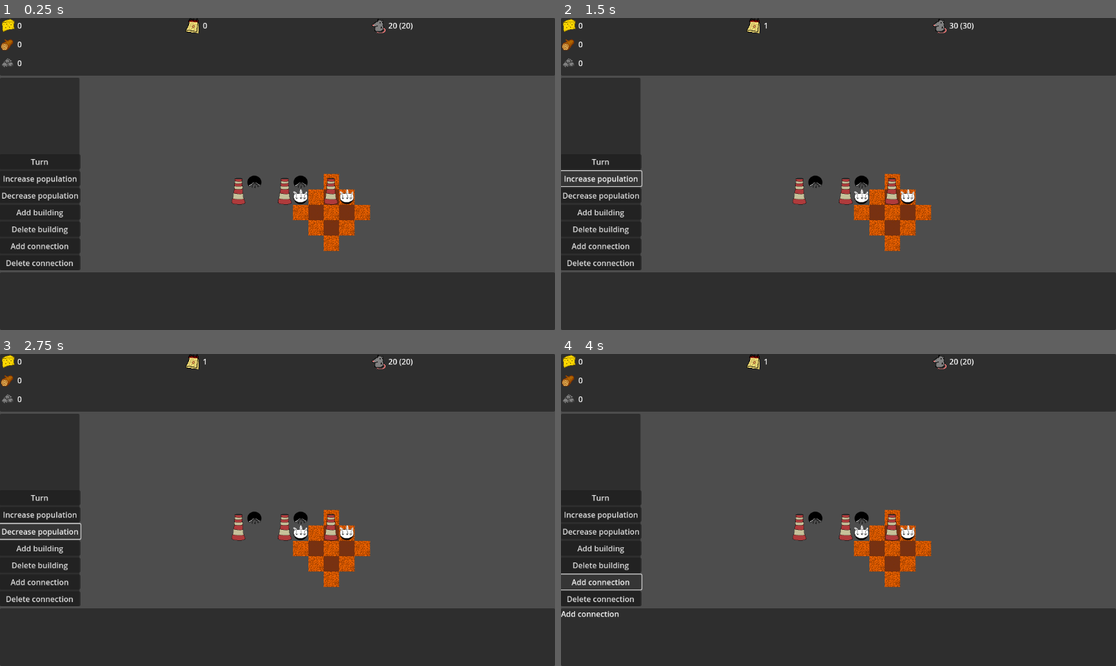
Above: before the commit, frames 1-4 (two rows, left to right).
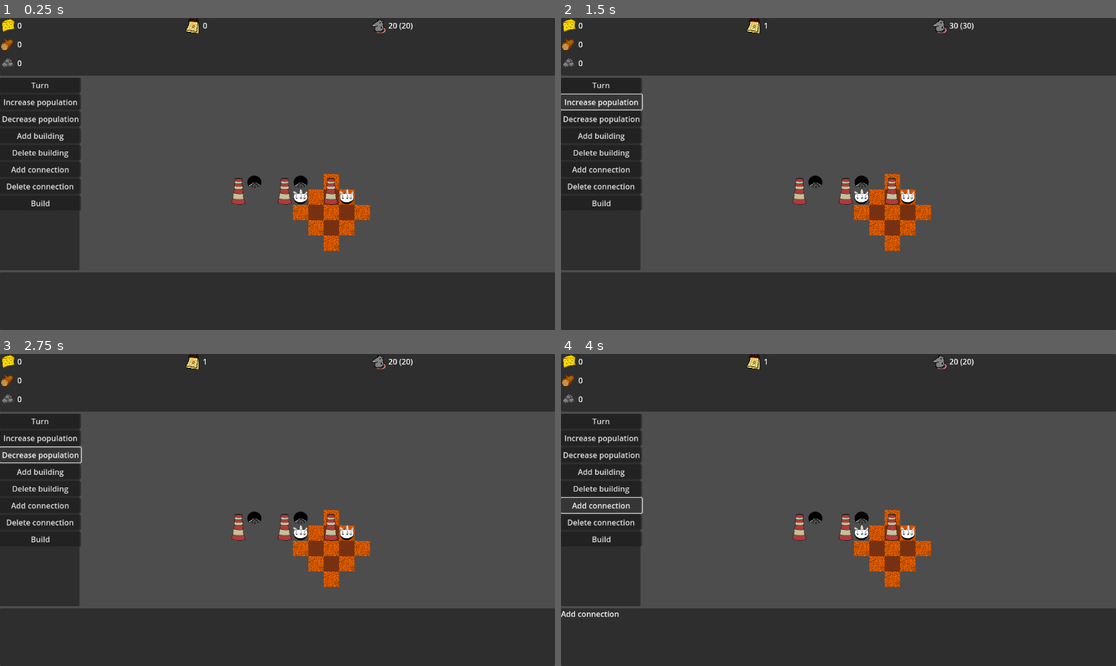
Above: after the commit, the same moments.

Repository: Roling551/td
Game: Godot game, scene res://scenes/node_2d.tscn
Two runs of this game, one before a commit and one after it. Both use one fixed random seed, a clock stepped at 60 frames per second and the inputs below.
Inputs:
- Up to frame 1 (0.25 s): no input
- Up to frame 2 (1.5 s): click "Turn" at 0.5 s; click "Increase population" at 1.25 s
- Up to frame 3 (2.75 s): click "Decrease population" at 2 s
- Up to frame 4 (4 s): click "Add building" at 2.75 s; click "Add connection" at 3.5 s

The runs differ from the first frame. In frame 1, 1.5% of the frame differs, in the area x 0-15%, y 19-81%; in frame 2, 1.7%; in frame 3, 1.8%; in frame 4, 1.8%.

Commit message:
Add  buildings tab

Diff:
--- a/scenes/node_2d.tscn
+++ b/scenes/node_2d.tscn
@@ -1,11 +1,10 @@
-[gd_scene load_steps=9 format=3 uid="uid://d186rrr47lyfw"]
+[gd_scene load_steps=8 format=3 uid="uid://d186rrr47lyfw"]
 
 [ext_resource type="Script" path="res://scripts/main/MainScript.gd" id="1_w0nsv"]
 [ext_resource type="Texture2D" uid="uid://dsou7ljdrjpfg" path="res://sprites/ground.png" id="2_hwf8a"]
 [ext_resource type="Script" path="res://scripts/resources/ResourcesContainer.gd" id="3_w1hks"]
 [ext_resource type="Script" path="res://TimeContainer.gd" id="5_4l5ov"]
 [ext_resource type="Script" path="res://scripts/population/PopulationContainer.gd" id="5_x05rl"]
-[ext_resource type="Script" path="res://scripts/main/DevActions.gd" id="6_mw87j"]
 
 [sub_resource type="TileSetAtlasSource" id="TileSetAtlasSource_5avdr"]
 texture = ExtResource("2_hwf8a")
@@ -82,22 +81,12 @@
 size_flags_vertical = 3
 metadata/_edit_use_anchors_ = true
 
-[node name="Panel" type="Panel" parent="CanvasLayer/VBoxContainer/MiddlePart"]
+[node name="LeftPanel" type="Panel" parent="CanvasLayer/VBoxContainer/MiddlePart"]
 custom_minimum_size = Vector2(165, 0)
 layout_mode = 1
 anchors_preset = 9
 anchor_bottom = 1.0
 grow_vertical = 2
-
-[node name="DevActions" type="VBoxContainer" parent="CanvasLayer/VBoxContainer/MiddlePart/Panel"]
-layout_mode = 1
-anchors_preset = 15
-anchor_right = 1.0
-anchor_bottom = 1.0
-grow_horizontal = 2
-grow_vertical = 2
-alignment = 2
-script = ExtResource("6_mw87j")
 
 [node name="BottomPanel" type="Control" parent="CanvasLayer/VBoxContainer"]
 custom_minimum_size = Vector2(0, 120)
--- a/scripts/buildings/Building.gd
+++ b/scripts/buildings/Building.gd
@@ -20,13 +20,11 @@
 
 func get_ui():
 	item_list = HBoxContainer.new()
-	Util.setAnchorFullRect(item_list)
-
+	ControlUtil.set_anchor_full_rect(item_list)
 	for name in building_components:
 		var component = building_components[name]
 		if component.has_ui():
 			component.activate_ui(item_list)
-
 	update_ui()
 	return item_list
 
--- a/scripts/buildings/BuildingsFactory.gd
+++ b/scripts/buildings/BuildingsFactory.gd
@@ -117,3 +117,24 @@
 		"building": building,
 		"tiles": tiles
 	}
+
+func get_building_sprite(pattern, tile_map):
+	var building_node = Node2D.new()
+	for tile in pattern.tiles:
+		if tile.has("sprite"):
+			var sprite = tile["sprite"]
+			var sprite_node = Sprite2D.new()
+			sprite_node.texture = sprite["texture"]
+			sprite_node.scale = Vector2(sprite["scale"],sprite["scale"])
+			building_node.add_child(sprite_node)
+			sprite_node.position = MainScript.buildings_map.tile_to_world_position(tile_map, tile["tile_coord"]) + Vector2(sprite["offset_x"], sprite["offset_y"])
+	return building_node
+
+func get_pre_build_info(type):
+	var pattern = buildings_patterns.get(type)
+	var pre_build_info = PreBuildInfo.new(
+		func(): return get_building_and_tiles(type),
+		pattern,
+		func(): return get_building_sprite(pattern, MainScript.tile_map)
+	)
+	return pre_build_info
--- a/scripts/buildings/BuildingsList.gd
+++ b/scripts/buildings/BuildingsList.gd
@@ -1,80 +1,15 @@
-extends Node2D
+extends VBoxContainer
 class_name BuildingsList
 
+var buildings = {
+	"Provider": MainScript.building_factory.get_pre_build_info("provider"),
+	"Consumer": MainScript.building_factory.get_pre_build_info("consumer"),
+	"Transform": MainScript.building_factory.get_pre_build_info("transformer")
+}
 
-var tiles = {}
-var buildings = {}
-
-
-func get_building_at(tile_map, tile_coord):
-	if tiles.has([tile_map, tile_coord]):
-		return tiles[[tile_map, tile_coord]].building
-
-func get_building_sprite(pattern, tile_map):
-	var building_node = Node2D.new()
-	for tile in pattern.tiles:
-		if tile.has("sprite"):
-			var sprite = tile["sprite"]
-			var sprite_node = Sprite2D.new()
-			sprite_node.texture = sprite["texture"]
-			sprite_node.scale = Vector2(sprite["scale"],sprite["scale"])
-			building_node.add_child(sprite_node)
-			sprite_node.position = tile_to_world_position(tile_map, tile["tile_coord"]) + Vector2(sprite["offset_x"], sprite["offset_y"])
-	return building_node
-
-func place_node(node, tile_map, tile_coord):
-	var parent = node.get_parent()
-	if tile_map == parent:
-		pass
-	elif parent == null:
-		tile_map.add_child(node)
-	else:
-		parent.remove_child(node)
-		tile_map.add_child(node)
-	node.position = tile_to_world_position(tile_map, tile_coord) + Vector2(-16,-16)
-
-func add_building(building_and_tiles, tile_map, tile_coord):
-	for tile in building_and_tiles["tiles"]:
-		if tiles.has([tile_map, tile_coord+tile["tile_coord"]]):
-			return
-
-	var building_node = Node2D.new()
-	tile_map.add_child(building_node)
-	building_node.position = tile_to_world_position(tile_map, tile_coord) + Vector2(-16,-16)
-	var building_tiles = {}
-	for tile in building_and_tiles["tiles"]:
-		if tile.has("sprite"):
-			var sprite = tile["sprite"]
-			var sprite_node = Sprite2D.new()
-			sprite_node.texture = sprite["texture"]
-			sprite_node.scale = Vector2(sprite["scale"],sprite["scale"])
-			building_node.add_child(sprite_node)
-			sprite_node.position = tile_to_world_position(tile_map, tile["tile_coord"]) + Vector2(sprite["offset_x"], sprite["offset_y"])
-		tiles[[tile_map, tile_coord+tile["tile_coord"]]] = tile["tile"]
-		building_tiles[[tile_map, tile["tile_coord"]]] = tile["tile"]
-	buildings[building_and_tiles["building"]] = building_node
-	building_and_tiles["building"].set_location_and_tiles([tile_map, tile_coord], building_tiles)
-
-func delete_building(tile_map, tile_coord):
-	var selected_tile = tiles.get([tile_map, tile_coord])
-	if !selected_tile:
-		return
-	var building = selected_tile.building
-
-	buildings[building].queue_free()
-	buildings.erase(building)
-	if building.building_components.has("input"):
-		for tile in building.building_components["input"].inputs:
-			MainScript.connections_list.delete_tiles_connection(tile)
-	if building.building_components.has("output"):
-		for tile in building.building_components["output"].outputs:
-			MainScript.connections_list.delete_tiles_connection(tile)
-	for tile_location in building.tiles:
-		tiles.erase([tile_map, building.location[1]+tile_location[1]])
-
-func tile_to_world_position(tile_map, tile_pos):
-	return tile_map.map_to_local(tile_pos) + tile_map.global_position
-
-func building_actions():
+func _init():
+	ControlUtil.set_anchor_full_rect(self)
 	for building in buildings:
-		building.action()
+		var info = buildings[building]
+		var button = ActionButton.new(building, func(): MainScript.dev_actions.set_add_building_action(info))
+		add_child(button)
--- /dev/null
+++ b/scripts/buildings/BuildingsMap.gd
@@ -0,0 +1,66 @@
+extends Node2D
+class_name BuildingsMap
+
+var tiles = {}
+var buildings = {}
+
+func get_building_at(tile_map, tile_coord):
+	if tiles.has([tile_map, tile_coord]):
+		return tiles[[tile_map, tile_coord]].building
+
+func place_node(node, tile_map, tile_coord):
+	var parent = node.get_parent()
+	if tile_map == parent:
+		pass
+	elif parent == null:
+		tile_map.add_child(node)
+	else:
+		parent.remove_child(node)
+		tile_map.add_child(node)
+	node.position = tile_to_world_position(tile_map, tile_coord) + Vector2(-16,-16)
+
+func add_building(building_and_tiles, tile_map, tile_coord):
+	for tile in building_and_tiles["tiles"]:
+		if tiles.has([tile_map, tile_coord+tile["tile_coord"]]):
+			return
+
+	var building_node = Node2D.new()
+	tile_map.add_child(building_node)
+	building_node.position = tile_to_world_position(tile_map, tile_coord) + Vector2(-16,-16)
+	var building_tiles = {}
+	for tile in building_and_tiles["tiles"]:
+		if tile.has("sprite"):
+			var sprite = tile["sprite"]
+			var sprite_node = Sprite2D.new()
+			sprite_node.texture = sprite["texture"]
+			sprite_node.scale = Vector2(sprite["scale"],sprite["scale"])
+			building_node.add_child(sprite_node)
+			sprite_node.position = tile_to_world_position(tile_map, tile["tile_coord"]) + Vector2(sprite["offset_x"], sprite["offset_y"])
+		tiles[[tile_map, tile_coord+tile["tile_coord"]]] = tile["tile"]
+		building_tiles[[tile_map, tile["tile_coord"]]] = tile["tile"]
+	buildings[building_and_tiles["building"]] = building_node
+	building_and_tiles["building"].set_location_and_tiles([tile_map, tile_coord], building_tiles)
+
+func delete_building(tile_map, tile_coord):
+	var selected_tile = tiles.get([tile_map, tile_coord])
+	if !selected_tile:
+		return
+	var building = selected_tile.building
+
+	buildings[building].queue_free()
+	buildings.erase(building)
+	if building.building_components.has("input"):
+		for tile in building.building_components["input"].inputs:
+			MainScript.connections_list.delete_tiles_connection(tile)
+	if building.building_components.has("output"):
+		for tile in building.building_components["output"].outputs:
+			MainScript.connections_list.delete_tiles_connection(tile)
+	for tile_location in building.tiles:
+		tiles.erase([tile_map, building.location[1]+tile_location[1]])
+
+func tile_to_world_position(tile_map, tile_pos):
+	return tile_map.map_to_local(tile_pos) + tile_map.global_position
+
+func building_actions():
+	for building in buildings:
+		building.action()
--- /dev/null
+++ b/scripts/buildings/PreBuildInfo.gd
@@ -0,0 +1,17 @@
+extends Node
+class_name PreBuildInfo
+
+var create_building_and_tiles_func
+var pattern
+var create_graphic_node_tiles_func
+
+func _init(_create_building_and_tiles_func,  _pattern,  _create_graphic_node_tiles_func):
+	create_building_and_tiles_func = _create_building_and_tiles_func
+	pattern = _pattern
+	create_graphic_node_tiles_func = _create_graphic_node_tiles_func
+
+func create_building_and_tiles():
+	return create_building_and_tiles_func.call()
+
+func create_graphic_node_tiles():
+	return create_graphic_node_tiles_func.call()
--- a/scripts/connections/ConnectionsList.gd
+++ b/scripts/connections/ConnectionsList.gd
@@ -46,7 +46,7 @@
 
 
 func delete_connection(tile_map, tile_coord):
-	var tile = MainScript.buildings_list.tiles.get([tile_map, tile_coord])
+	var tile = MainScript.buildings_map.tiles.get([tile_map, tile_coord])
 	delete_tiles_connection(tile)
 
 func tile_to_world_position(tile_map, tile_pos):
--- a/scripts/main/DevActions.gd
+++ b/scripts/main/DevActions.gd
@@ -1,62 +1,66 @@
 extends VBoxContainer
+class_name DevActions
 
+var buttons = [
+	ActionButton.new("Turn", func(): MainScript.turn()),
+	ActionButton.new("Increase population", func(): change_population(10)),
+	ActionButton.new("Decrease population", func(): change_population(-10)),
+	ActionButton.new("Add building", func(): set_add_building_action(MainScript.building_factory.get_pre_build_info("transformer"))),
+	ActionButton.new("Delete building", func(): MainScript.main_ui.set_action(delete_building_action, LabelUiElement.new("Delete building"))),
+	ActionButton.new("Add connection", func(): set_add_connection_action()),
+	ActionButton.new("Delete connection", func(): MainScript.main_ui.set_action(delete_connection_action, LabelUiElement.new("Delete connection"))),
+	ControlUtil.get_go_and_back("Build", self, BuildingsList.new())
+]
 
-@onready var main = get_tree().root.get_node("Main")
-
-var actions = {
-	"Turn": func(): main.turn(),
-	"Increase population": func(): change_population(10),
-	"Decrease population": func(): change_population(-10),
-	"Add building": func(): set_add_building_action(),
-	"Delete building": func(): main.main_ui.set_action(delete_building_action, LabelUiElement.new("Delete building")),
-	"Add connection": func(): set_add_connection_action(),
-	"Delete connection": func(): main.main_ui.set_action(delete_connection_action, LabelUiElement.new("Delete connection"))
-}
+var pre_build_info
 
 func change_population(change):
-	main.population_container.change_population(change)
+	MainScript.population_container.change_population(change)
 
-func set_add_building_action():
-	var type = "transformer"
-	main.main_ui.set_action(
+func set_add_building_action(pre_build_info):
+	MainScript.main_ui.set_action(
 		func(tile_map, tile_coord):
-			main.add_building(type,tile_map, tile_coord),
-		LabelUiElement.new("Add building")
+			MainScript.buildings_map.add_building(pre_build_info.create_building_and_tiles(), tile_map, tile_coord)
+			LabelUiElement.new("Add building")
 	)
-	var pattern = main.building_factory.buildings_patterns.get(type)
-	var sprite_node = main.buildings_list.get_building_sprite(pattern, main.tile_map)
-	main.main_ui.set_hover_tile_function(
+	var pattern = pre_build_info.pattern
+	var graphic_node = pre_build_info.create_graphic_node_tiles()
+	MainScript.main_ui.set_hover_tile_function(
 		func(tile_map, tile_coord):
-			main.buildings_list.place_node(sprite_node, tile_map, tile_coord)
+			MainScript.buildings_map.place_node(graphic_node, tile_map, tile_coord)
 	)
-	main.main_ui.set_deselect_action_function(
+	MainScript.main_ui.set_deselect_action_function(
 		func():
-			sprite_node.queue_free()
+			graphic_node.queue_free()
 	)
 
 func delete_building_action(tile_map, tile_coord):
-	main.buildings_list.delete_building(tile_map, tile_coord)
+	MainScript.buildings_map.delete_building(tile_map, tile_coord)
 
 func delete_connection_action(tile_map, tile_coord):
-	main.connections_list.delete_connection(tile_map, tile_coord)
+	MainScript.connections_list.delete_connection(tile_map, tile_coord)
 
 func set_add_connection_action():
-	main.main_ui.set_2_point_action(
+	MainScript.main_ui.set_2_point_action(
 		func(tile_map, tile_coord):
-			var tile = main.buildings_list.tiles.get([tile_map, tile_coord])
+			var tile = MainScript.buildings_map.tiles.get([tile_map, tile_coord])
 			return tile != null && BuildingTile.is_tile_connectable(tile),
 		func(tile_map, tile_coord):
-			return main.buildings_list.tiles.get([tile_map, tile_coord]),
+			return MainScript.buildings_map.tiles.get([tile_map, tile_coord]),
 		func(first_value, first_tile_map, first_tile_coord, tile_map, tile_coord):
-			var second_value = main.buildings_list.tiles.get([tile_map, tile_coord])
+			var second_value = MainScript.buildings_map.tiles.get([tile_map, tile_coord])
 			if second_value != null && BuildingTile.can_tiles_connect(first_value, second_value):
-				main.connections_list.add_connetion(first_value, first_tile_map, first_tile_coord, second_value, tile_map, tile_coord),
+				MainScript.connections_list.add_connetion(first_value, first_tile_map, first_tile_coord, second_value, tile_map, tile_coord),
 		LabelUiElement.new("Add connection")
 	)
 
+func add_building_by_type(type, tile_map, tile_coord):
+	MainScript.buildings_map.add_building(MainScript.building_factory.get_building_and_tiles(type), tile_map, tile_coord)
+
+func add_building(buildig, tile_map, tile_coord):
+	MainScript.buildings_map.add_building(buildig, tile_map, tile_coord)
+
 func _ready():
-	for action_name in actions:
-		var button = Button.new()
-		button.text = action_name
-		button.pressed.connect(actions[action_name])
+	ControlUtil.set_anchor_full_rect(self)
+	for button in buttons:
 		add_child(button)
--- a/scripts/main/MainScript.gd
+++ b/scripts/main/MainScript.gd
@@ -5,40 +5,45 @@
 static var population_container : Node
 static var time_container : Node
 static var active_panel : Node
+static var left_panel : Node
 static var tile_map
 static var camera
 static var tile_map_actions
 static var building_factory
-static var buildings_list = BuildingsList.new()
+static var buildings_map = BuildingsMap.new()
 static var connections_list
 static var main_ui
 static var update_ui = UpdateUI.new()
+static var dev_actions
 
-func add_building(type, tile_map, tile_coord):
-	buildings_list.add_building(building_factory.get_building_and_tiles(type), tile_map, tile_coord)
 func _ready():
 	active_panel =  get_node("CanvasLayer/VBoxContainer/BottomPanel/Panel")
 	tile_map = get_node("TileMap")
 	camera = get_node("Camera2D")
 	resources_container = get_node("CanvasLayer/VBoxContainer/UpperPanel/Panel/HBoxContainer/ResourcesContainer")
 	population_container = get_node("CanvasLayer/VBoxContainer/UpperPanel/Panel/HBoxContainer/PopulationContainer")
-	time_container =  get_node("CanvasLayer/VBoxContainer/UpperPanel/Panel/HBoxContainer/TimeContainer")
+	time_container = get_node("CanvasLayer/VBoxContainer/UpperPanel/Panel/HBoxContainer/TimeContainer")
 	tile_map_actions = TileMapActions.new(camera)
 	building_factory = BuildingsFactory.new()
 	connections_list = ConnectionsList.new()
 	main_ui = MainUI.new()
+	left_panel = get_node("CanvasLayer/VBoxContainer/MiddlePart/LeftPanel")
 
 	add_child(main_ui)
 	add_child(update_ui)
 
-	add_building("provider", tile_map, Vector2i(-3,1))
-	add_building("transformer", tile_map, Vector2i(0,1))
-	add_building("consumer", tile_map, Vector2i(3,1))
+	dev_actions = DevActions.new()
 
-func turn():
+	dev_actions.add_building_by_type("provider", tile_map, Vector2i(-3,1))
+	dev_actions.add_building_by_type("transformer", tile_map, Vector2i(0,1))
+	dev_actions.add_building_by_type("consumer", tile_map, Vector2i(3,1))
+
+	left_panel.add_child(dev_actions)
+
+static func turn():
 	time_container.proceed_turn()
-	population_container.assign_population(buildings_list.buildings)
-	buildings_list.building_actions()
+	population_container.assign_population(buildings_map.buildings)
+	buildings_map.building_actions()
 	population_container.citizens_action()
 
 func _physics_process(delta):
--- a/scripts/main/MainUI.gd
+++ b/scripts/main/MainUI.gd
@@ -34,7 +34,7 @@
 		change_ui(ui)
 
 var default_action = func(tile_map, tile_coord):
-	var building = MainScript.buildings_list.get_building_at(tile_map, tile_coord)
+	var building = MainScript.buildings_map.get_building_at(tile_map, tile_coord)
 	change_ui(building.get_ui() if building else null)
 
 func change_ui(new_ui):
--- /dev/null
+++ b/scripts/ui_items/ActionButton.gd
@@ -0,0 +1,6 @@
+extends Button
+class_name ActionButton
+
+func _init(_text, _action):
+	text = _text
+	pressed.connect(_action)
--- /dev/null
+++ b/scripts/ui_items/ActionButton.tscn
@@ -0,0 +1,3 @@
+[gd_scene format=3 uid="uid://dpibrqhryrlt4"]
+
+[node name="ActionButton" type="Button"]
--- /dev/null
+++ b/scripts/ui_items/GoBackPanel.gd
@@ -0,0 +1,24 @@
+extends VBoxContainer
+class_name GoBackPanel
+
+var panel
+var button
+var go_back_to
+var container
+
+func _init(_panel, _go_back_to) -> void:
+	panel = _panel
+	go_back_to = _go_back_to
+	ControlUtil.set_anchor_full_rect(self)
+	button = Button.new()
+	button.text = "<"
+	add_child(button)
+	add_child(panel)
+
+func _enter_tree():
+	container = get_parent()
+	button.pressed.connect(go_back)
+
+func go_back():
+	container.remove_child(self)
+	container.add_child(go_back_to)
--- /dev/null
+++ b/scripts/ui_items/GoToButton.gd
@@ -0,0 +1,19 @@
+extends Button
+class_name GoToButton
+
+var panel_to_go
+var panel_from
+var container
+
+func _init(_text, _panel_to_go):
+	text = _text
+	panel_to_go = _panel_to_go
+
+func _enter_tree():
+	panel_from = get_parent()
+	container = panel_from.get_parent()
+	pressed.connect(on_click)
+
+func on_click():
+	container.remove_child(panel_from)
+	container.add_child(panel_to_go)
--- a/scripts/utils/ControlUtil.gd
+++ b/scripts/utils/ControlUtil.gd
@@ -18,3 +18,14 @@
 static func expand_control(control):
 	control.size_flags_horizontal = Control.SIZE_EXPAND_FILL
 	control.size_flags_vertical = Control.SIZE_EXPAND_FILL
+
+static func set_anchor_full_rect(control: Control):
+	control.anchor_left = 0
+	control.anchor_right = 1
+	control.anchor_top = 0
+	control.anchor_bottom = 1
+
+static func get_go_and_back(name, go_back_to, panel):
+	var go_back_panel = GoBackPanel.new(panel, go_back_to)
+	var go_to_button = GoToButton.new(name,  go_back_panel)
+	return go_to_button
--- a/scripts/utils/Util.gd
+++ b/scripts/utils/Util.gd
@@ -1,11 +1,5 @@
 extends Node
 class_name Util
-
-static func setAnchorFullRect(control: Control):
-	control.anchor_left = 0
-	control.anchor_right = 1
-	control.anchor_top = 0
-	control.anchor_bottom = 1
 
 static func divide_list_into_requesters(
 	array_to_divide,
